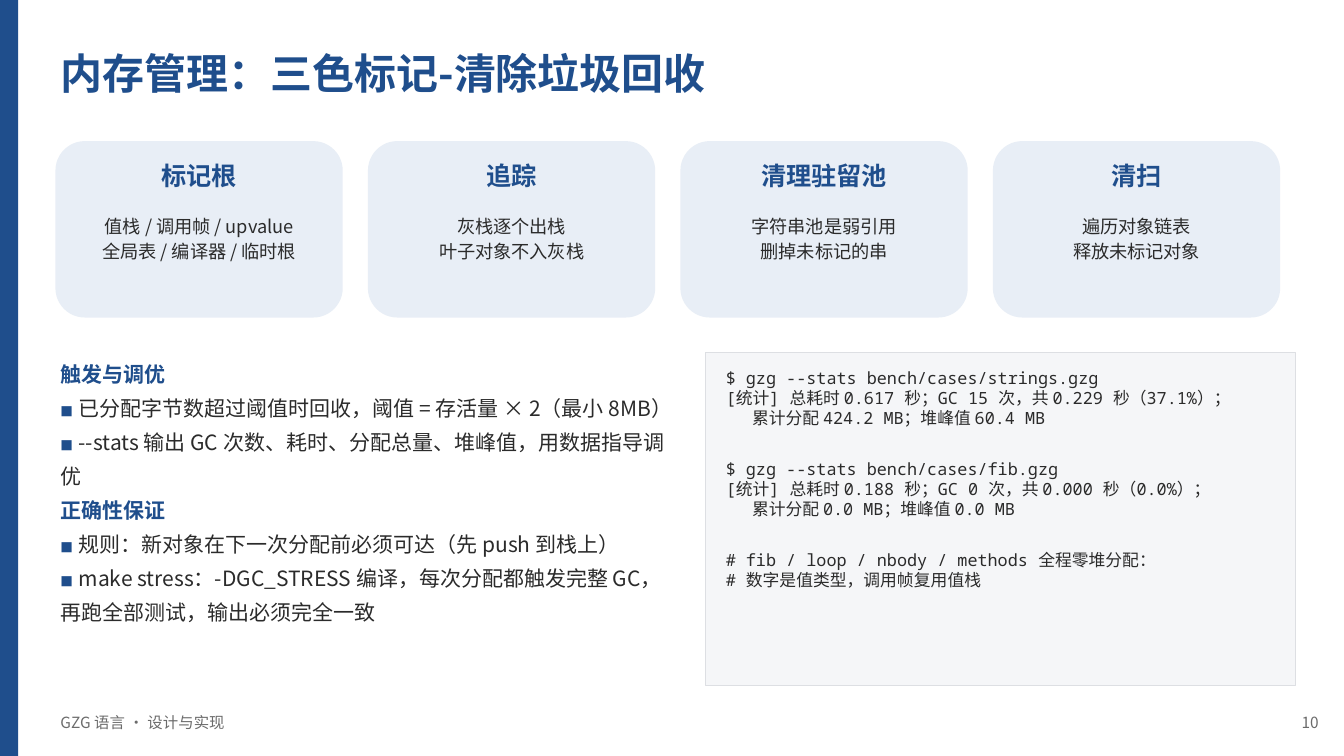
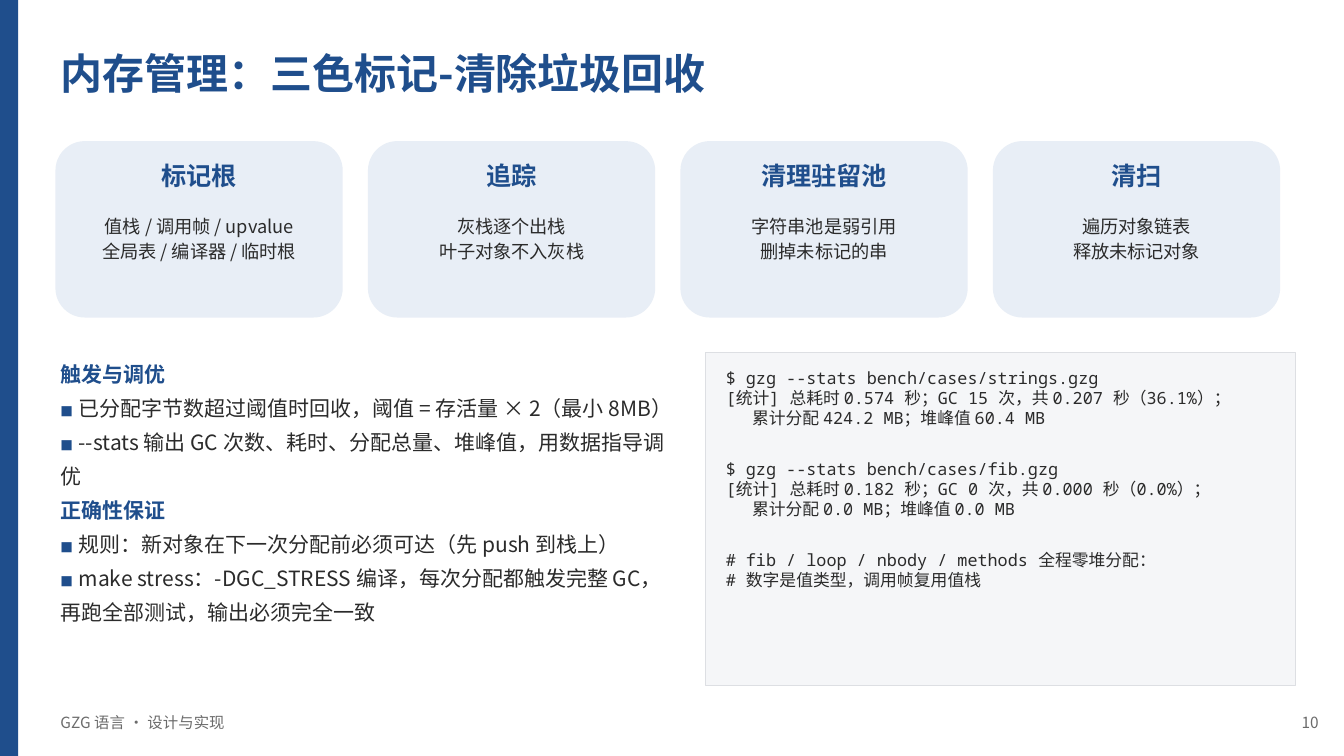
Before and after one commit to Lazyy-star/gzg-lang, a slide deck: slide 10 of docs/GZG语言介绍.pptx. Drawn at 1344x756 pixels with LibreOffice and Linux fonts; fonts in the diff are those of the drawing. Boxes give left, top, right and bottom in pixels: in the first picture for what was removed or moved away, otherwise in the second. Text is boxed around its words. In the diff, an @@ line names an element or a change of style, - is before the commit and + after.

```diff
--- a/docs/GZG语言介绍.pptx
+++ b/docs/GZG语言介绍.pptx
@@ text at bbox=[726, 387, 1231, 407]: text changed @@
-[统计] 总耗时 0.617 秒；GC 15 次，共 0.229 秒（37.1%）；
+[统计] 总耗时 0.574 秒；GC 15 次，共 0.207 秒（36.1%）；
@@ text at bbox=[726, 478, 1211, 498]: text changed @@
-[统计] 总耗时 0.188 秒；GC 0 次，共 0.000 秒（0.0%）；
+[统计] 总耗时 0.182 秒；GC 0 次，共 0.000 秒（0.0%）；
```
Also in this commit, not shown: 11 other slides changed, 3 other files.
